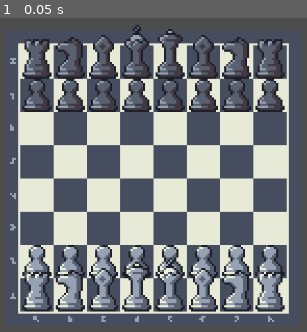
Above: before the commit, frame 1.
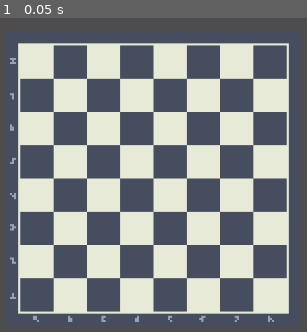
Above: after the commit, the same moment.

Repository: Chilliwen32/the_chess_game
Game: Godot game, scene res://Scene/main.tscn
Same seed, same stepped clock (60 frames per second), same inputs: the game is played once before the commit and once after it.
Inputs:
- Up to frame 1 (0.05 s): no input

The runs differ from the first frame. In frame 1, 20% of the frame differs, in the area x 7-93%, y 2-94%.
Error after the commit: Parse Error: Function "show_option()" not found in base self. (res://Scene/board.gd:71)

Commit message:
Chessboard (DONE)
Preperation for the future is done. We are finished with show_options function option and show_dot function.

If you don't understand, these are the small dot that pop up when you select a chess piece.

Diff:
--- a/Scene/board.gd
+++ b/Scene/board.gd
@@ -67,15 +67,18 @@
 			if if_mouse_out(): return
 			var var1 = snapped(get_global_mouse_position().x+8, 0) / 16
 			var var2 = abs(snapped(get_global_mouse_position().y-8, 0)) / 16
-			print(var1, "  ", var2)
+			if !state && (white && board[var2][var1] > 0 || white && board[var2][var1] < 0):
+				show_option()
+				selected_piece = Vector2(var2,var1)
+				state = true
 
 func if_mouse_out():
 	if get_global_mouse_position().x < 8 || get_global_mouse_position().x > 134 || get_global_mouse_position().y > 8 || get_global_mouse_position().y < -134:
 		return false
 
 func display_board():
-	for i in BOARD_SIZE:
-		for j in BOARD_SIZE:
+	for i in BOARD_SIZE: #
+		for j in BOARD_SIZE: #
 			var holder = TEXTURE_HOLDER.instantiate()
 			pieces.add_child(holder)
 			holder.global_position = Vector2(j * CELL_WIDTH + (CELL_WIDTH / 2)+8, -i * CELL_WIDTH - (CELL_WIDTH / 2)-16)
@@ -95,3 +98,19 @@
 				3: holder.texture = W_BISHOP
 				2: holder.texture = W_KNIGHT
 				1: holder.texture = W_PAWN
+
+func show_options():
+	moves = get_moves()
+	if moves == []:
+		state = false
+		return
+	show_dots()
+
+func show_dots():
+	for i in moves:
+		var holder = TEXTURE_HOLDER.instantiate()
+		dots.add_child(holder)
+		holder.texture
+
+func get_moves():
+	pass
Binary file added: Chess Asset/pixel chess_v1.2/32x32 pieces/Piece_Move.png
Not shown, added: Chess Asset/pixel chess_v1.2/32x32 pieces/Piece_Move.png.import
